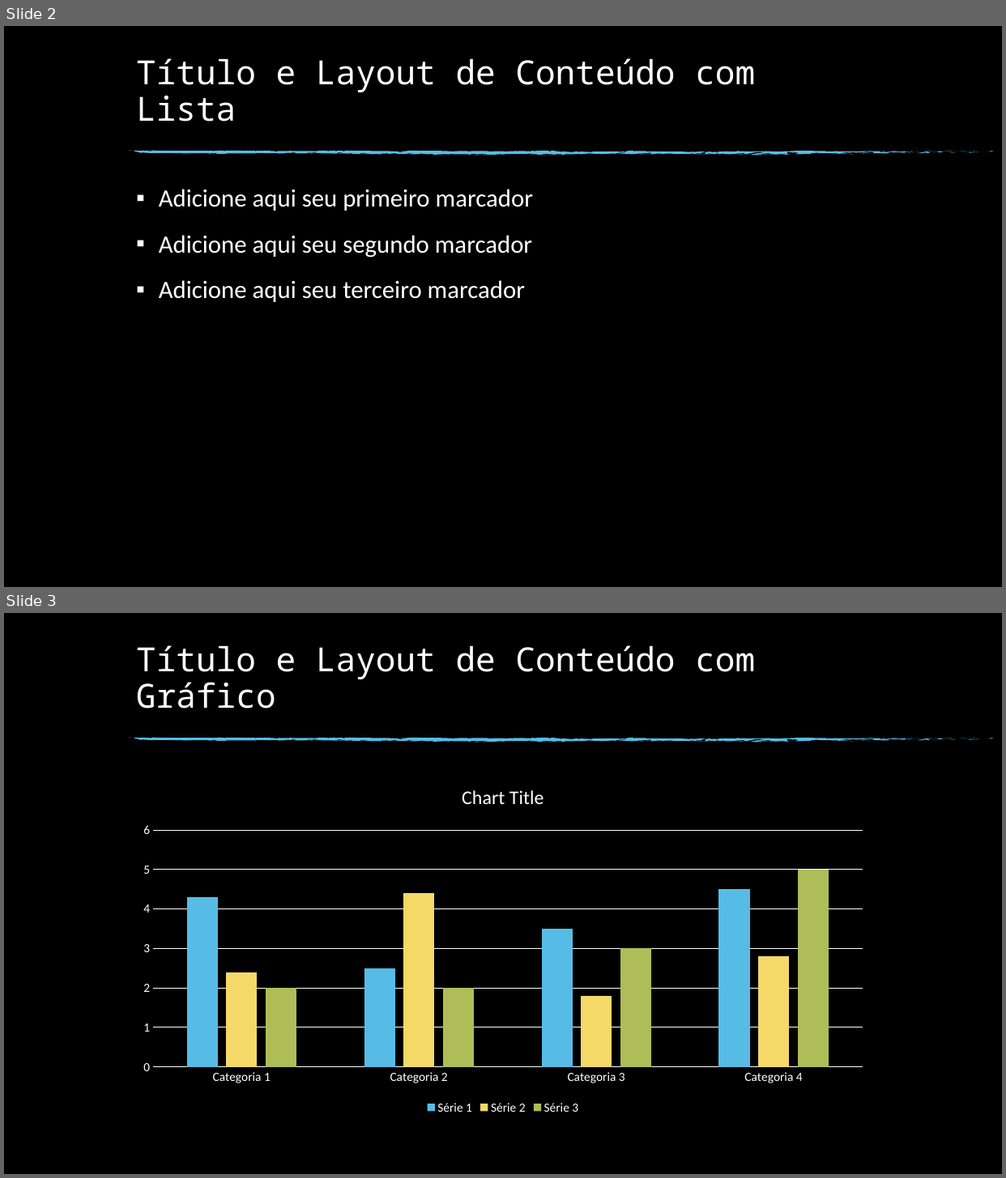
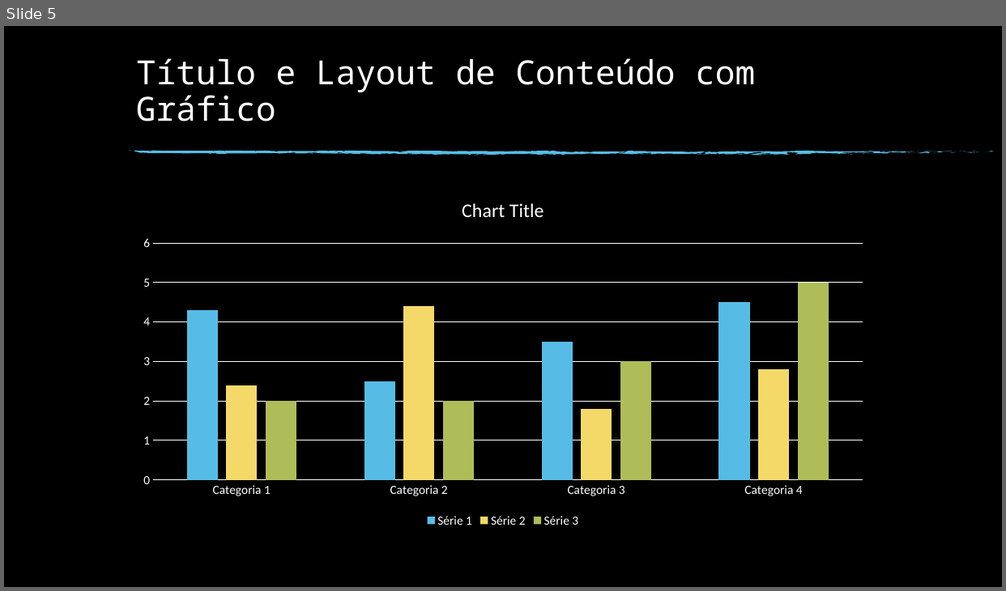
Before and after one commit to jjsalcantara/CURSO_ILP, a slide deck: APRESENTAÇÃO-CURSO.pptx. Shown one above the other, each under a label of ours: slides 2 and 3 before the commit, slide 5 after it. The pictures are 1006x1178 and 1006x591 pixels, drawn with LibreOffice and Linux fonts; fonts in the diff are those of the drawing; background and template pictures are left out. Boxes give left, top, right and bottom in pixels: in the first picture for what was removed or moved away, otherwise in the second. Text is boxed around its words. In the diff, an @@ line names an element or a change of style, - is before the commit and + after.

```diff
--- a/APRESENTAÇÃO-CURSO.pptx
+++ b/APRESENTAÇÃO-CURSO.pptx
@@ slide 2 removed at [4,26,1002,587], background picture (left out); not listed: 74 template elements that a slide beside it also shows @@
@@ title removed at [136,58,755,122] @@
-Título e Layout de Conteúdo com Lista
@@ text removed at [159,189,533,302] @@
-▪ Adicione aqui seu primeiro marcador
-▪ Adicione aqui seu segundo marcador
-▪ Adicione aqui seu terceiro marcador
@@ what was slide 3 is now slide 5 @@
```
Also in this commit, not shown: 2 slides changed, 2 slides added, 1 other file.
